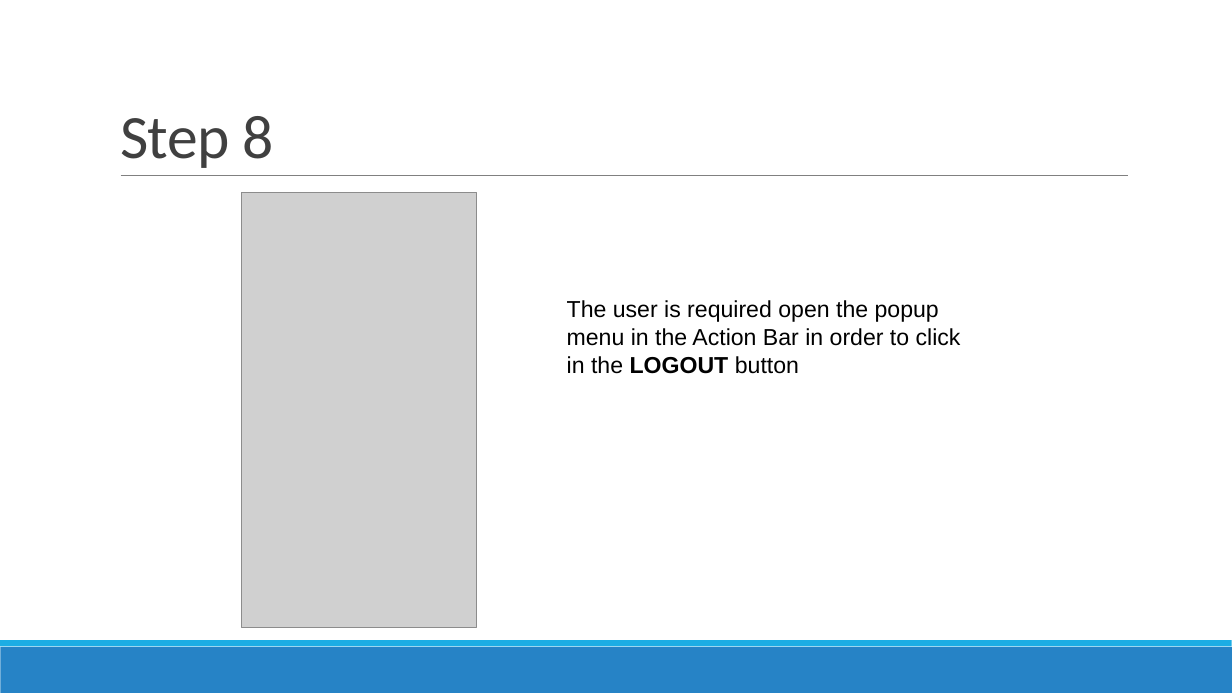
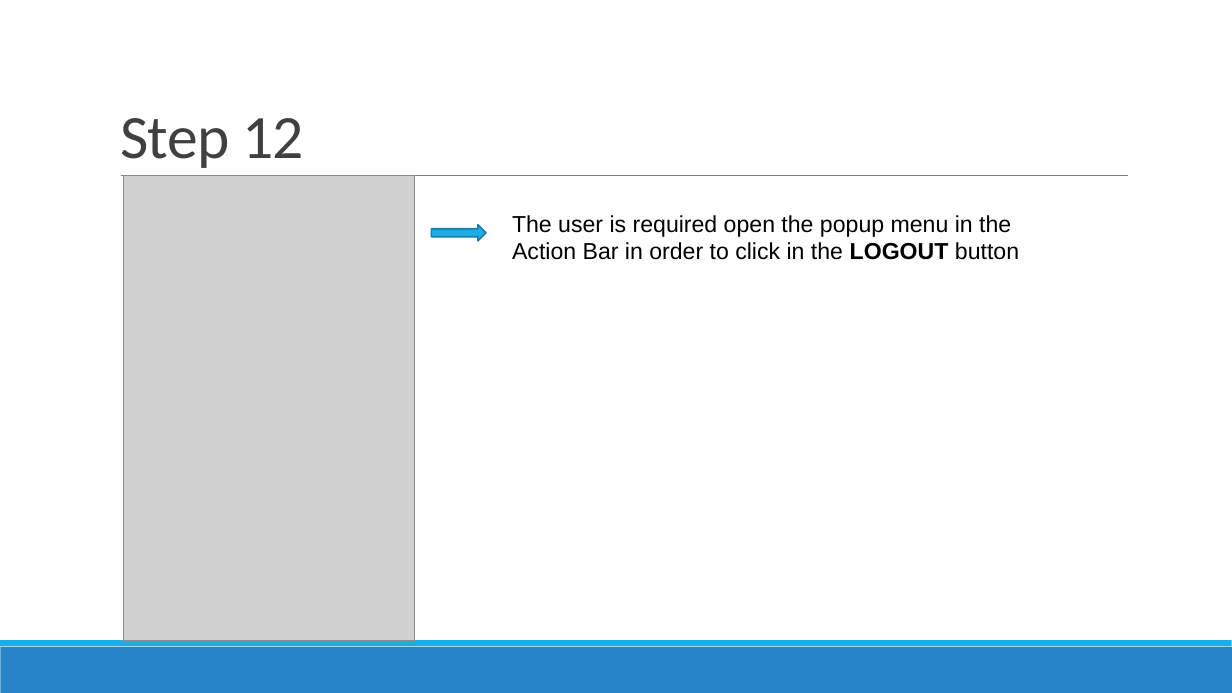
Before and after one commit to FIU-SCIS-Senior-Projects/Smart-Systems-for-Occupancy-and-Building-Energy-Control, a slide deck: slide 14 of Documents/User Manual.pptx (slide 10 before the commit). Drawn at 1232x693 pixels with LibreOffice and Linux fonts; fonts in the diff are those of the drawing; grey boxes stand for pictures. Boxes give left, top, right and bottom in pixels: in the first picture for what was removed or moved away, otherwise in the second. Text is boxed around its words. In the diff, an @@ line names an element or a change of style, - is before the commit and + after.

```diff
--- a/Documents/User Manual.pptx
+++ b/Documents/User Manual.pptx
@@ title at (120, 118, 304, 168): text changed @@
-Step 8
+Step 12
@@ picture added at (124, 176, 415, 640) @@
@@ picture removed at (242, 192, 477, 628) @@
@@ text "The user is required open ..." rewrapped from (567, 300, 961, 374) to (512, 215, 1019, 260) @@
@@ right arrow added at (432, 225, 486, 240), fill #1CADE4, outline #1580A9 1.25 pt @@
```
Also in this commit, not shown: 8 other slides changed, 4 slides added, 6 other files.
